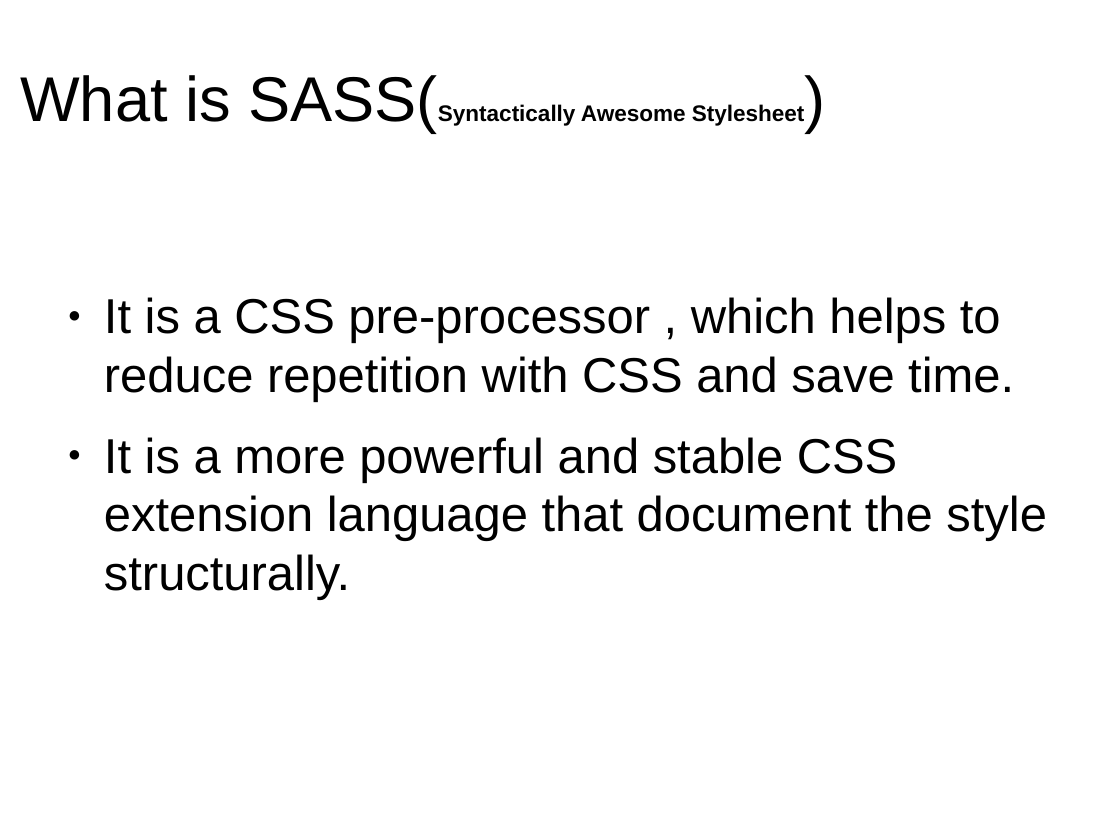
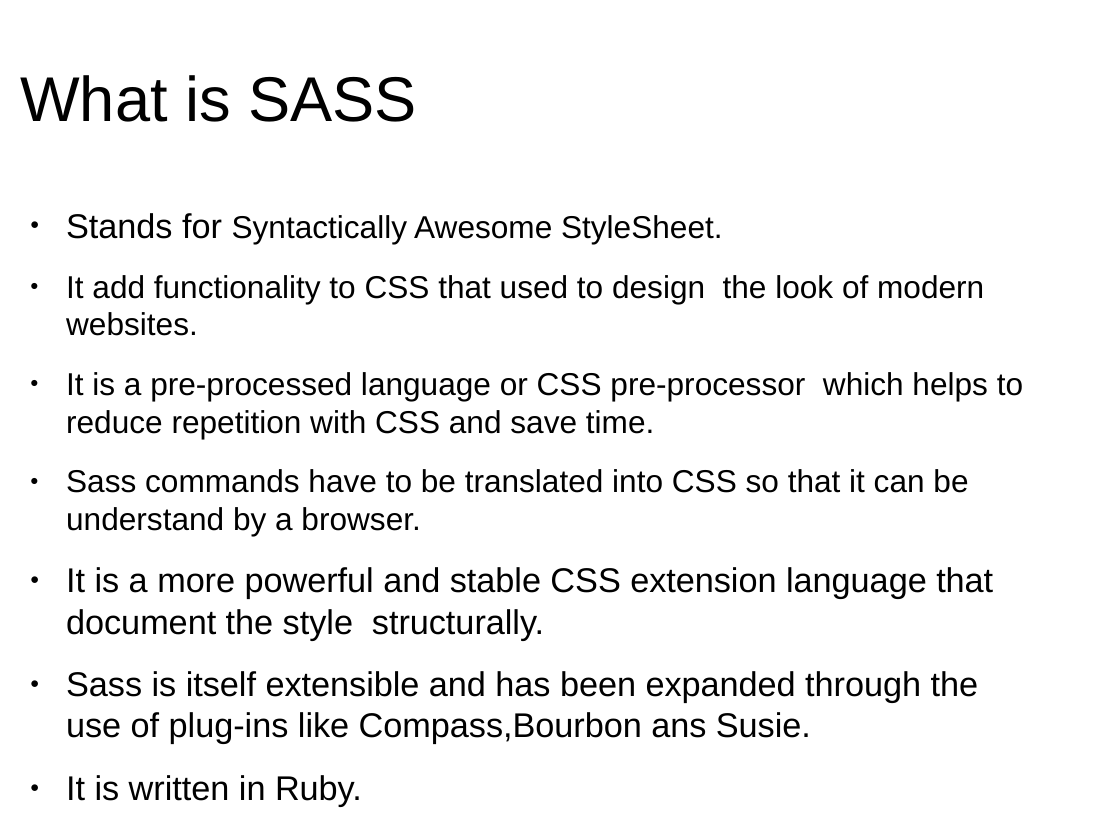
Before and after one commit to anumsh/SASS-Basics, a slide deck: slide 2 of SASS_basics.odp. Drawn at 1120x840 pixels with LibreOffice and Linux fonts; fonts in the diff are those of the drawing; background and template pictures are left out. Boxes give left, top, right and bottom in pixels: in the first picture for what was removed or moved away, otherwise in the second. Text is boxed around its words. In the diff, an @@ line names an element or a change of style, - is before the commit and + after.

Commit message:
feat: Adding new features of sass for easy understaning

```diff
--- a/SASS_basics.odp
+++ b/SASS_basics.odp
@@ title at [20, 75, 416, 122]: text changed; size 16 to 44.8 pt; bold off @@
-What is SASS(Syntactically Awesome Stylesheet)
+What is SASS
@@ text "Stands for Syntactically Awesome StyleSheet.": place and size @@
-text "Stands for Syntactically Awesome StyleSheet." at [104, 297, 1047, 600]
+text "Stands for Syntactically Awesome StyleSheet." at [66, 213, 1023, 806]
@@ text at [66, 213, 1023, 536]: text changed; size 34.7 to 22.4 pt @@
-● It is a CSS pre-processor , which helps to reduce repetition with CSS and save time.
+● Stands for Syntactically Awesome StyleSheet.
+● It add functionality to CSS that used to design the look of modern websites.
+● It is a pre-processed language or CSS pre-processor which helps to reduce repetition with CSS and save time.
+● Sass commands have to be translated into CSS so that it can be understand by a browser.
@@ text at [66, 567, 993, 640]: size 34.7 to 24.3 pt in "It is a more powerful and stable ..." @@
@@ text at [66, 671, 979, 806]: paragraphs added @@
+● Sass is itself extensible and has been expanded through the use of plug-ins like Compass,Bourbon ans Susie.
+● It is written in Ruby.
```
Also in this commit, not shown: 1 other slide changed, 7 slides added.
